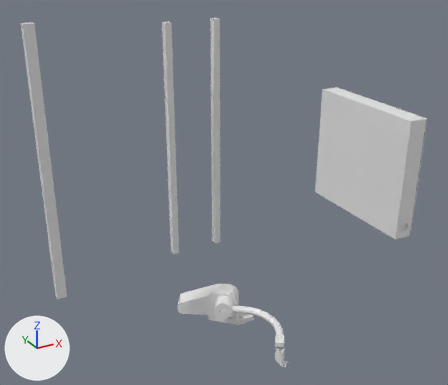
The OBJ model protos/meshes/haas_st20/st20_static_steel.obj: old version first, new version second.
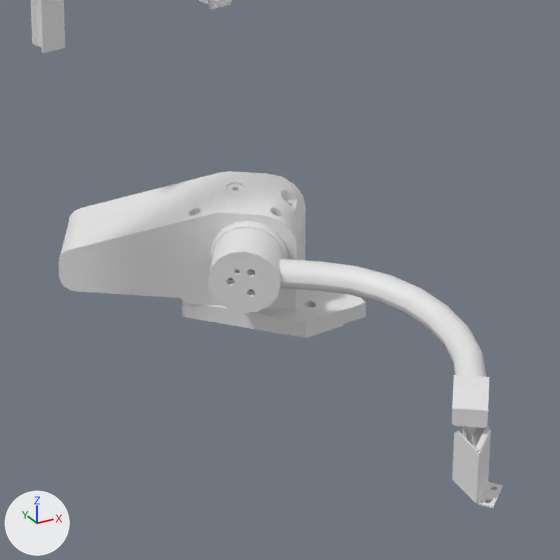
There are two pictures of each version: one whole from a 50 mm lens placed at (-1.671, -3.317, 1.432), pointed at (-0.492, -1.174, 0.36), one close up on the part from 36% to 67% of the width and 63% to 99% of the height. The lights are fixed; the arrows at lower left show +X, +Y and +Z. The older version's two pictures come first. Where no turn or scale is listed for an object, it has been applied to the vertices. Vertices at exactly the same position are counted once.

The older version as bpy lines, for what is in view:
```python
me_st20_static_steel = bpy.data.meshes.new('st20_static_steel')
me_st20_static_steel.from_pydata(...)  # 5256 vertices, 10611 faces; spans x -1.16..0.06, y -1.76..-0.64, z -0.56..1.06
ob_st20_static_steel = bpy.data.objects.new('st20_static_steel', me_st20_static_steel)
ob_st20_static_steel.location = (0.0, 0.0, 0.0)
```
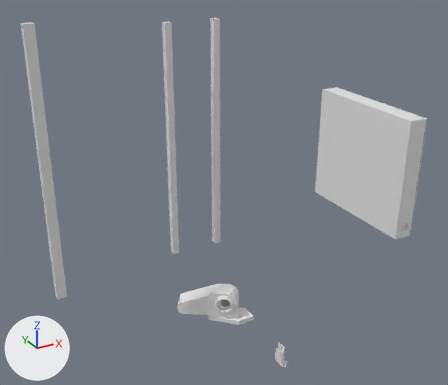
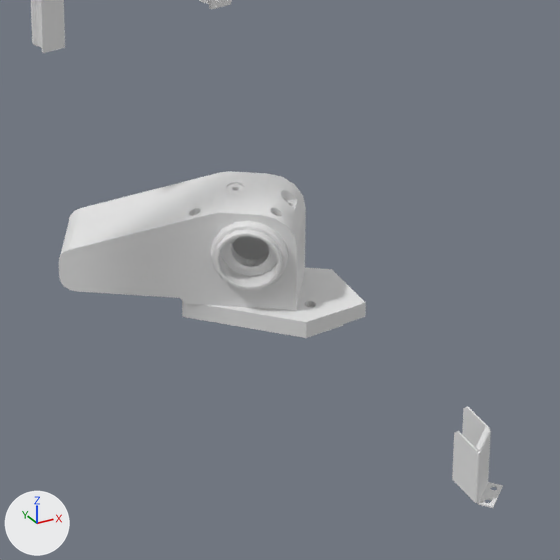
What differs and where, as boxes (x1, y1, x2, y2) in the close-ups (560 x 560 px):
```json
{"part": 1, "of": "me_st20_static_steel", "change": "deleted", "before": [208, 227, 284, 313]}
{"part": 2, "of": "me_st20_static_steel", "change": "deleted", "before": [279, 259, 486, 377]}
{"part": 3, "of": "me_st20_static_steel", "change": "deleted", "before": [462, 427, 477, 445], "on screen": "mostly hidden"}
{"part": 4, "of": "me_st20_static_steel", "change": "deleted", "before": [452, 375, 489, 428]}
```

Scene script edits in JSON lines:
```json
{"block": "me_st20_static_steel", "where": "# used by ob_st20_static_steel; location = (0.0, 0.0, 0.0)"}
{"op": "remove", "block": "me_st20_static_steel", "code": "me_st20_static_steel.from_pydata(...)  # 5256 vertices, 10611 faces; spans x -1.16..0.06, y -1.76..-0.64, z -0.56..1.06"}
{"op": "add", "block": "me_st20_static_steel", "code": "me_st20_static_steel.from_pydata(...)  # 3878 vertices, 7827 faces; spans x -1.16..0.06, y -1.76..-0.64, z -0.56..1.06"}
{"block": "me_st20_static_steel", "change": "me_st20_static_steel part 1: the loose piece of 509 vertices spanning x -0.4..-0.28, y -0.95..-0.85, z -0.49..-0.4 is deleted"}
{"block": "me_st20_static_steel", "change": "me_st20_static_steel part 2: the loose piece of 320 vertices spanning x -0.33..-0.16, y -1.27..-0.9, z -0.46..-0.42 is deleted"}
{"block": "me_st20_static_steel", "change": "me_st20_static_steel part 3: the loose piece of 296 vertices spanning x -0.25..-0.22, y -1.29..-1.26, z -0.51..-0.45 is deleted"}
{"block": "me_st20_static_steel", "change": "me_st20_static_steel part 4: the loose piece of 253 vertices spanning x -0.27..-0.21, y -1.3..-1.24, z -0.47..-0.42 is deleted"}
```
